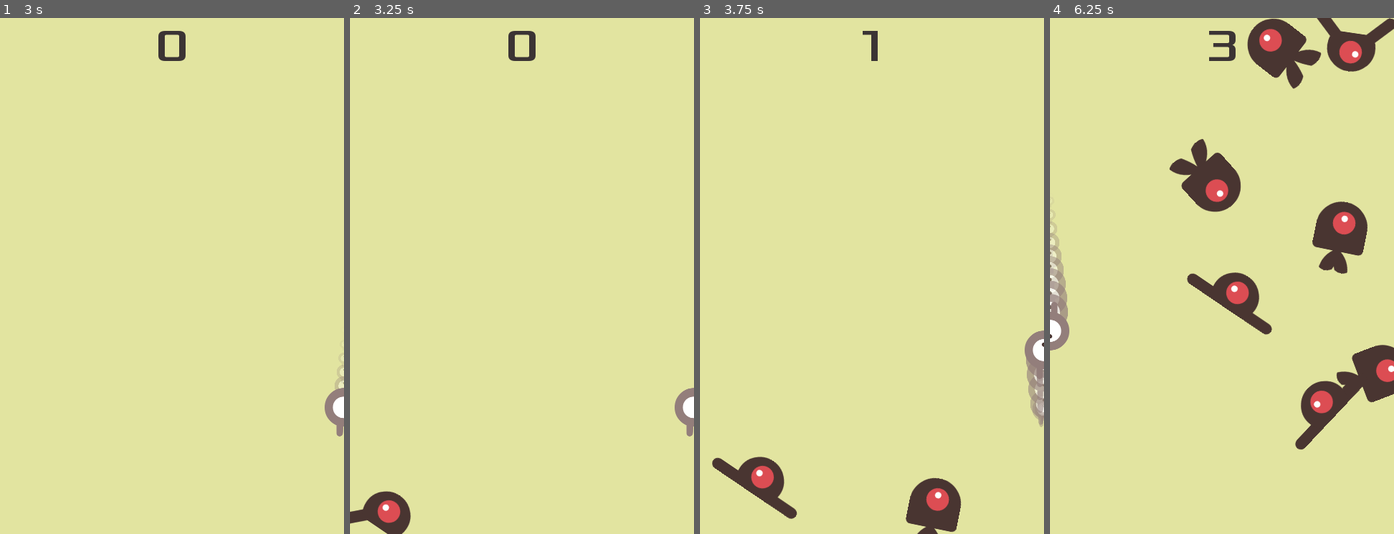
Above: before the commit, frames 1-4 (left to right).
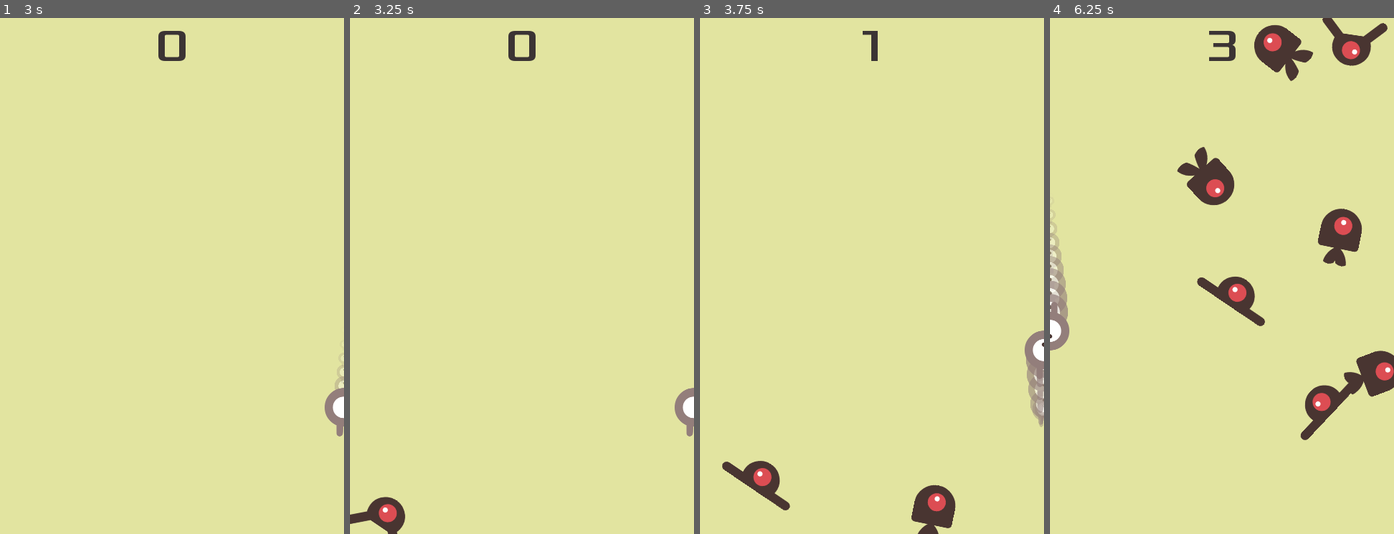
Above: after the commit, the same moments.

Repository: Domogo/dodgeTheCreeps
Game: Godot game, scene res://Main.tscn
Two runs of this game, one before a commit and one after it. Both use one fixed random seed, a clock stepped at 60 frames per second and the inputs below.
Inputs:
- Up to frame 1 (3 s): click "Start" at 0.5 s; tap Enter at 1.25 s; hold Right (ui_right) 1.28-2.03 s; hold Down (ui_down) 2.03-2.78 s; hold Right (ui_right) from 2.78 s (still down)
- Up to frame 2 (3.25 s): keep holding Right (ui_right)
- Up to frame 3 (3.75 s): release Right (ui_right) at 3.53 s; hold Up (ui_up) from 3.53 s (still down)
- Up to frame 4 (6.25 s): release Up (ui_up) at 4.28 s; hold Left (ui_left) 4.28-5.78 s; hold Down (ui_down) from 5.78 s (still down)

Frame 1 is identical in both runs. In frame 2, 0.5% of the frame differs, in the area x 0-18%, y 91-100%; in frame 3, 1.3%; in frame 4, 4.5%, in the area x 34-100%, y 0-84%.

Commit message:
smaller mobs

Diff:
--- a/Main.tscn
+++ b/Main.tscn
@@ -40,7 +40,7 @@
 
 [node name="MobSpawnLocation" type="PathFollow2D" parent="MobPath"]
 position = Vector2( 3.62912, 1.40683 )
-rotation = 0.0079363
+rotation = 0.00793637
 
 [node name="HUD" parent="." instance=ExtResource( 4 )]
 
--- a/objects/Mob.tscn
+++ b/objects/Mob.tscn
@@ -27,8 +27,8 @@
 } ]
 
 [sub_resource type="CapsuleShape2D" id=2]
-radius = 36.5621
-height = 24.8763
+radius = 30.562
+height = 16.876
 
 [node name="Mob" type="RigidBody2D"]
 collision_mask = 0
@@ -39,7 +39,7 @@
 }
 
 [node name="AnimatedSprite" type="AnimatedSprite" parent="."]
-scale = Vector2( 0.75, 0.75 )
+scale = Vector2( 0.6, 0.6 )
 frames = SubResource( 1 )
 animation = "walk"
 playing = true
